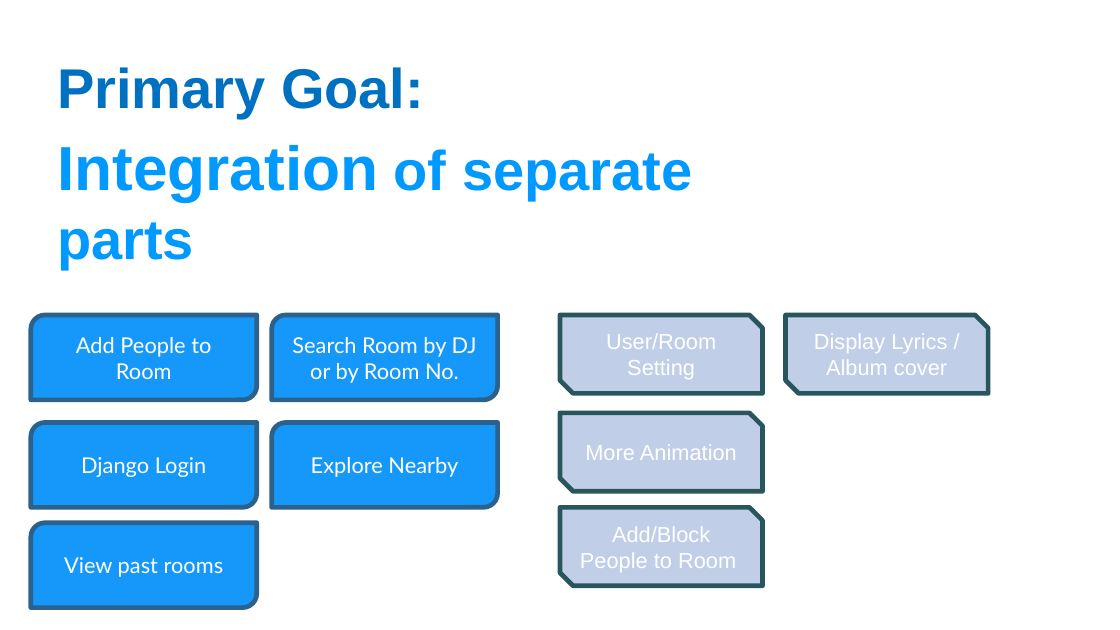
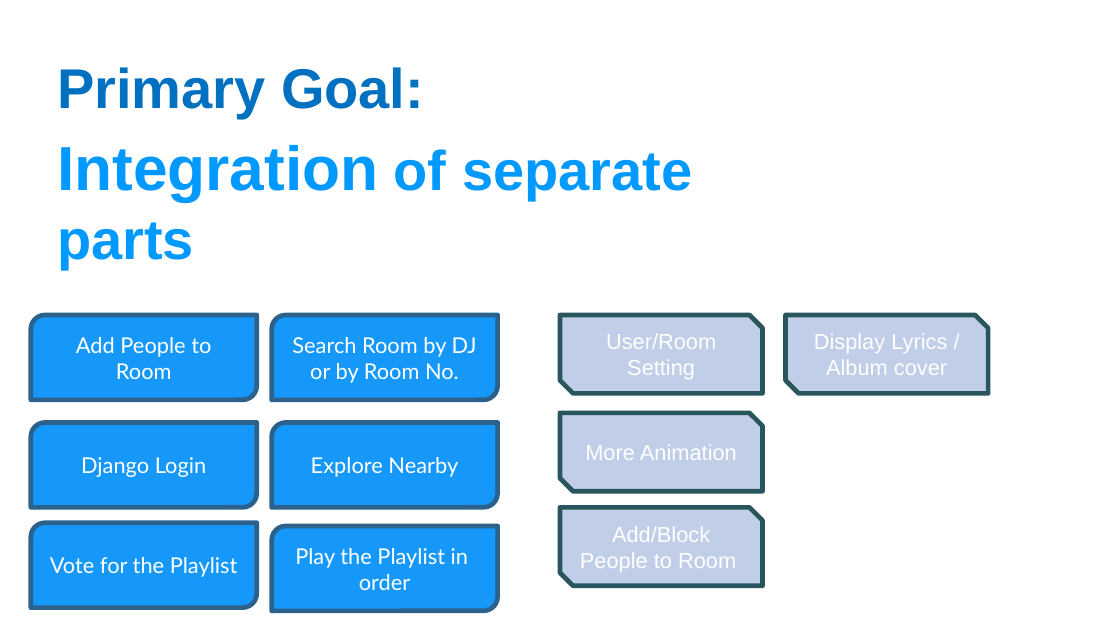
Before and after one commit to nkjack/17437-hot-pot-music-share, a slide deck: slide 11 of sprint-presentations/1105_WebApp_presentation.pptx. Drawn at 1120x630 pixels with LibreOffice and Linux fonts; fonts in the diff are those of the drawing; background and template pictures are left out. Boxes give left, top, right and bottom in pixels: in the first picture for what was removed or moved away, otherwise in the second. Text is boxed around its words. In the diff, an @@ line names an element or a change of style, - is before the commit and + after.

Commit message:
Update the presentation

```diff
--- a/sprint-presentations/1105_WebApp_presentation.pptx
+++ b/sprint-presentations/1105_WebApp_presentation.pptx
@@ round diag rect added at bbox=[272, 526, 498, 612], fill #1598FA, outline #2B618B 3 pt, 14 pt, text #FFFFFF @@
+Play the Playlist in order
@@ text in round diag rect at bbox=[50, 557, 238, 577]: text changed @@
-View past rooms
+Vote for the Playlist
```
Also in this commit, not shown: 2 other slides changed, 1 slide added.
